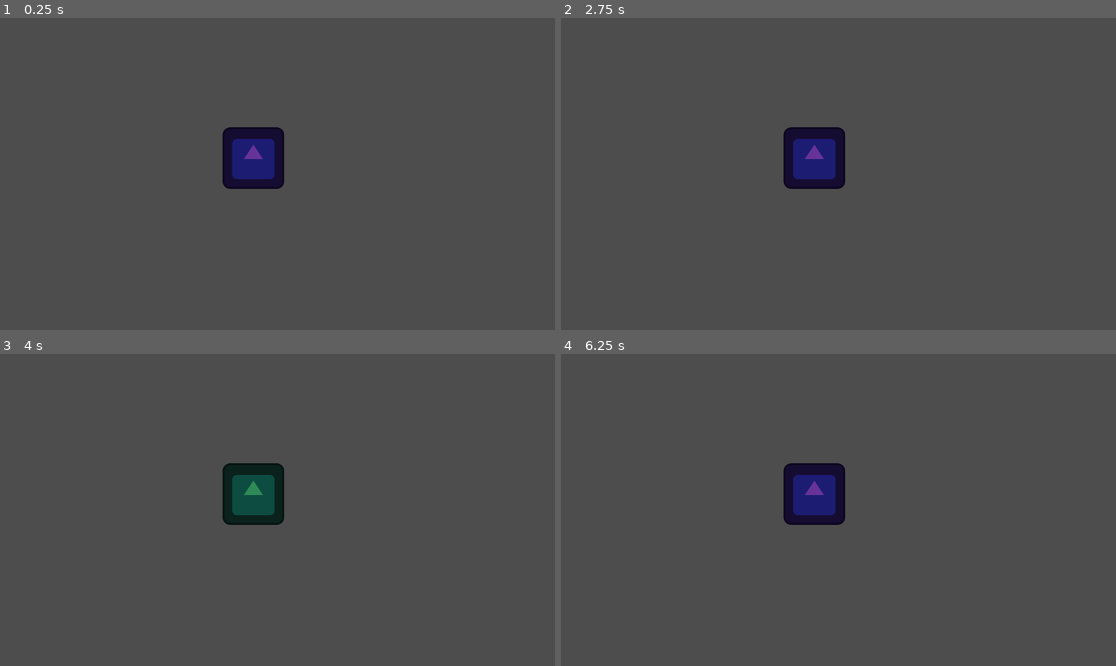
Above: before the commit, frames 1-4 (two rows, left to right).
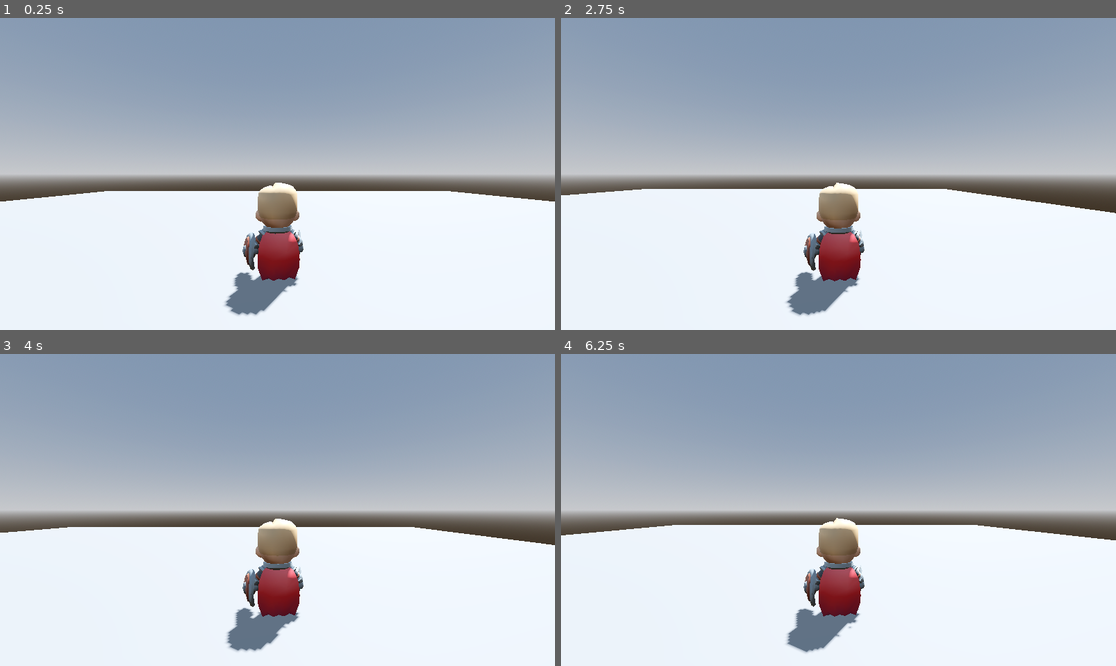
Above: after the commit, the same moments.

Repository: dsaltares/game-off-2023
Game: Godot game, scene res://scenes/main.tscn
Same seed, same stepped clock (60 frames per second), same inputs: the game is played once before the commit and once after it. Before the commit the project starts from res://main.tscn. The engine's default icon, where the game draws it, is replaced by a stand-in: a white triangle on a blue panel in a dark square.
Inputs:
- Up to frame 1 (0.25 s): no input
- Up to frame 2 (2.75 s): tap Enter (ui_accept) at 0.5, 0.6, 0.77, 1.07, 1.35, 1.52, 1.82, 2.1 s; hold Right (ui_right) 0.53-1.28 s; hold Down (ui_down) 1.28-2.03 s; hold Right (ui_right) from 2.03 s (still down)
- Up to frame 3 (4 s): release Right (ui_right) at 2.78 s; hold Up (ui_up) 2.78-3.53 s; tap Enter (ui_accept) at 2.85, 3.02, 3.32, 3.6, 3.77 s; hold Left (ui_left) from 3.53 s (still down)
- Up to frame 4 (6.25 s): tap Enter (ui_accept) at 4.07, 4.35, 4.52, 4.82, 5.1, 5.85, 6.02 s; release Left (ui_left) at 5.03 s; hold Down (ui_down) 5.03-5.78 s; hold Right (ui_right) from 5.78 s (still down)

The runs differ from the first frame. In frame 1, 98% of the frame differs, in the area x 0-100%, y 0-100%; in frame 2, 98%; in frame 3, 98%; in frame 4, 98%.

Commit message:
feat: base character scene

Diff:
--- a/game/main.tscn
+++ /dev/null
@@ -1,11 +0,0 @@
-[gd_scene load_steps=3 format=3 uid="uid://b65n5uljpmgle"]
-
-[ext_resource type="Texture2D" uid="uid://by86bkh2y4lkw" path="res://icon.svg" id="1_tt6xw"]
-[ext_resource type="Script" path="res://Icon.gd" id="2_gbbja"]
-
-[node name="Main" type="Node2D"]
-
-[node name="Icon" type="Sprite2D" parent="."]
-position = Vector2(526, 291)
-texture = ExtResource("1_tt6xw")
-script = ExtResource("2_gbbja")
--- a/game/project.godot
+++ b/game/project.godot
@@ -11,6 +11,6 @@
 [application]
 
 config/name="Game Off 2023"
-run/main_scene="res://main.tscn"
+run/main_scene="res://scenes/main.tscn"
 config/features=PackedStringArray("4.1", "Forward Plus")
 config/icon="res://icon.svg"
--- /dev/null
+++ b/game/scenes/main.tscn
@@ -0,0 +1,35 @@
+[gd_scene load_steps=6 format=3 uid="uid://dgj6vj82luedw"]
+
+[ext_resource type="PackedScene" uid="uid://ctkvi1nsknyc4" path="res://scenes/player.tscn" id="1_k8ln6"]
+
+[sub_resource type="ProceduralSkyMaterial" id="ProceduralSkyMaterial_h03tq"]
+sky_horizon_color = Color(0.64625, 0.65575, 0.67075, 1)
+ground_horizon_color = Color(0.64625, 0.65575, 0.67075, 1)
+
+[sub_resource type="Sky" id="Sky_s0rcl"]
+sky_material = SubResource("ProceduralSkyMaterial_h03tq")
+
+[sub_resource type="Environment" id="Environment_f36q5"]
+background_mode = 2
+sky = SubResource("Sky_s0rcl")
+tonemap_mode = 2
+glow_enabled = true
+
+[sub_resource type="BoxMesh" id="BoxMesh_81gdu"]
+size = Vector3(50, 1, 50)
+
+[node name="Main" type="Node3D"]
+
+[node name="DirectionalLight3D" type="DirectionalLight3D" parent="."]
+transform = Transform3D(-0.866023, -0.433016, 0.250001, 0, 0.499998, 0.866027, -0.500003, 0.749999, -0.43301, 0, 0, 0)
+shadow_enabled = true
+
+[node name="WorldEnvironment" type="WorldEnvironment" parent="."]
+environment = SubResource("Environment_f36q5")
+
+[node name="Player" parent="." instance=ExtResource("1_k8ln6")]
+
+[node name="CSGMesh3D" type="CSGMesh3D" parent="."]
+transform = Transform3D(1, 0, 0, 0, 1, 0, 0, 0, 1, 2.08165e-12, -0.5, 2.08165e-12)
+use_collision = true
+mesh = SubResource("BoxMesh_81gdu")
--- /dev/null
+++ b/game/scenes/player.tscn
@@ -0,0 +1,167 @@
+[gd_scene load_steps=20 format=3 uid="uid://ctkvi1nsknyc4"]
+
+[ext_resource type="PackedScene" uid="uid://bgj3ylmjw4t23" path="res://models/Knight.glb" id="1_xbdhg"]
+[ext_resource type="Script" path="res://scripts/player.gd" id="2_3bofq"]
+
+[sub_resource type="CapsuleShape3D" id="CapsuleShape3D_eykix"]
+
+[sub_resource type="AnimationNodeAnimation" id="AnimationNodeAnimation_7e3mk"]
+animation = &"Idle"
+
+[sub_resource type="AnimationNodeAnimation" id="AnimationNodeAnimation_g187r"]
+animation = &"Running_A"
+
+[sub_resource type="AnimationNodeAnimation" id="AnimationNodeAnimation_4tkg0"]
+animation = &"Walking_Backwards"
+
+[sub_resource type="AnimationNodeAnimation" id="AnimationNodeAnimation_o8hfj"]
+animation = &"Running_Strafe_Right"
+
+[sub_resource type="AnimationNodeAnimation" id="AnimationNodeAnimation_fp2jc"]
+animation = &"Running_Strafe_Left"
+
+[sub_resource type="AnimationNodeBlendSpace2D" id="AnimationNodeBlendSpace2D_dv6l0"]
+blend_point_0/node = SubResource("AnimationNodeAnimation_7e3mk")
+blend_point_0/pos = Vector2(0, 0)
+blend_point_1/node = SubResource("AnimationNodeAnimation_g187r")
+blend_point_1/pos = Vector2(0, 1)
+blend_point_2/node = SubResource("AnimationNodeAnimation_4tkg0")
+blend_point_2/pos = Vector2(2.08167e-14, -1)
+blend_point_3/node = SubResource("AnimationNodeAnimation_o8hfj")
+blend_point_3/pos = Vector2(1, 0)
+blend_point_4/node = SubResource("AnimationNodeAnimation_fp2jc")
+blend_point_4/pos = Vector2(-1, 0)
+
+[sub_resource type="AnimationNodeAnimation" id="AnimationNodeAnimation_qyalw"]
+animation = &"Jump_Idle"
+
+[sub_resource type="AnimationNodeAnimation" id="AnimationNodeAnimation_2mdpo"]
+animation = &"Jump_Land"
+
+[sub_resource type="AnimationNodeAnimation" id="AnimationNodeAnimation_ae6vx"]
+animation = &"Jump_Start"
+
+[sub_resource type="AnimationNodeStateMachineTransition" id="AnimationNodeStateMachineTransition_5ts2n"]
+advance_mode = 2
+
+[sub_resource type="AnimationNodeStateMachineTransition" id="AnimationNodeStateMachineTransition_oh8s6"]
+advance_mode = 2
+advance_condition = &"jumping"
+
+[sub_resource type="AnimationNodeStateMachineTransition" id="AnimationNodeStateMachineTransition_oyhbc"]
+switch_mode = 2
+advance_mode = 2
+
+[sub_resource type="AnimationNodeStateMachineTransition" id="AnimationNodeStateMachineTransition_uo2xy"]
+advance_mode = 2
+advance_condition = &"grounded"
+
+[sub_resource type="AnimationNodeStateMachineTransition" id="AnimationNodeStateMachineTransition_86kcc"]
+xfade_time = 0.2
+switch_mode = 2
+advance_mode = 2
+
+[sub_resource type="AnimationNodeStateMachineTransition" id="AnimationNodeStateMachineTransition_qrf62"]
+advance_mode = 2
+advance_condition = &"on_air"
+
+[sub_resource type="AnimationNodeStateMachine" id="AnimationNodeStateMachine_8n0h1"]
+states/End/position = Vector2(763.5, 141.509)
+states/IWR/node = SubResource("AnimationNodeBlendSpace2D_dv6l0")
+states/IWR/position = Vector2(425, 141.752)
+states/Jump_Idle/node = SubResource("AnimationNodeAnimation_qyalw")
+states/Jump_Idle/position = Vector2(426.12, 327.754)
+states/Jump_Land/node = SubResource("AnimationNodeAnimation_2mdpo")
+states/Jump_Land/position = Vector2(572.48, 256.254)
+states/Jump_Start/node = SubResource("AnimationNodeAnimation_ae6vx")
+states/Jump_Start/position = Vector2(270.48, 257.129)
+states/Start/position = Vector2(47, 141.63)
+transitions = ["Start", "IWR", SubResource("AnimationNodeStateMachineTransition_5ts2n"), "IWR", "Jump_Start", SubResource("AnimationNodeStateMachineTransition_oh8s6"), "Jump_Start", "Jump_Idle", SubResource("AnimationNodeStateMachineTransition_oyhbc"), "Jump_Idle", "Jump_Land", SubResource("AnimationNodeStateMachineTransition_uo2xy"), "Jump_Land", "IWR", SubResource("AnimationNodeStateMachineTransition_86kcc"), "IWR", "Jump_Idle", SubResource("AnimationNodeStateMachineTransition_qrf62")]
+graph_offset = Vector2(55.9201, 100.787)
+
+[node name="Player" instance=ExtResource("1_xbdhg")]
+script = ExtResource("2_3bofq")
+
+[node name="Skeleton3D" parent="Rig" index="0"]
+transform = Transform3D(-1, 3.48787e-16, -8.74228e-08, 3.48787e-16, 1, -3.48787e-16, 8.74228e-08, -3.48787e-16, -1, 0, 0, 0)
+bones/0/position = Vector3(0, 2.42074e-05, 0)
+bones/0/rotation = Quaternion(-2.11983e-11, 0.000616121, 3.67166e-11, 1)
+bones/1/position = Vector3(-2.55033e-20, 0.368784, 2.08984e-18)
+bones/1/rotation = Quaternion(0.000791475, 0.0428167, -0.000115846, 0.999083)
+bones/2/rotation = Quaternion(0.000902127, -0.00019564, 6.35828e-05, 1)
+bones/3/rotation = Quaternion(0.000352208, -0.000182528, 8.87808e-05, 1)
+bones/4/position = Vector3(0.211908, 0.134009, -0.000351714)
+bones/4/rotation = Quaternion(-0.552472, -0.0586537, -0.641673, 0.528763)
+bones/5/rotation = Quaternion(1.98675e-08, -7.13062e-08, -0.506922, 0.861992)
+bones/7/rotation = Quaternion(-0.317163, -0.338879, 0.1434, 0.874074)
+bones/8/rotation = Quaternion(0.000947397, 0.00179756, -0.700863, 0.713294)
+bones/14/position = Vector3(-0.211909, 0.134009, -0.000351802)
+bones/14/rotation = Quaternion(-0.610822, 0.0791826, 0.617085, 0.489727)
+bones/15/rotation = Quaternion(2.98193e-08, 5.94808e-08, 0.529068, 0.84858)
+bones/17/rotation = Quaternion(-0.316049, 0.314789, -0.224641, 0.866347)
+bones/18/rotation = Quaternion(0.00364213, 0.00460974, 0.701426, 0.712719)
+bones/21/rotation = Quaternion(-0.00100885, -0.0313186, 6.01312e-05, 0.999509)
+bones/24/position = Vector3(0.170945, 0.113587, 0.000541159)
+bones/24/rotation = Quaternion(0.989264, 0.082791, 0.0785724, 0.0912664)
+bones/25/rotation = Quaternion(0.400577, 6.38931e-08, -2.68524e-07, 0.916263)
+bones/26/rotation = Quaternion(-0.622157, -0.199459, 0.0759101, 0.753243)
+bones/27/rotation = Quaternion(-3.04862e-08, 0.920355, -0.391084, 6.94876e-08)
+bones/28/position = Vector3(-0.170945, 0.113587, -0.000541131)
+bones/28/rotation = Quaternion(0.991431, -0.0331153, 0.0295493, 0.122859)
+bones/29/rotation = Quaternion(0.440905, -5.7409e-08, 3.06901e-07, 0.897554)
+bones/30/rotation = Quaternion(-0.64822, 0.111626, -0.0230245, 0.752875)
+bones/31/rotation = Quaternion(2.99294e-08, 0.919592, -0.392874, -6.94423e-08)
+bones/32/position = Vector3(0.170945, 0.293013, 0.576515)
+bones/32/rotation = Quaternion(0.707107, -2.29302e-07, -4.60552e-08, 0.707107)
+bones/33/position = Vector3(0.201941, 0.025895, 0.206007)
+bones/33/rotation = Quaternion(-0.705652, -7.06102e-08, -7.04414e-08, 0.708559)
+bones/34/rotation = Quaternion(9.58414e-09, 1.76596e-09, 0.985938, -0.167111)
+bones/35/rotation = Quaternion(-1.04035e-07, 0.391084, 0.920355, -2.9526e-08)
+bones/37/rotation = Quaternion(1, -1.70593e-11, 1.94708e-07, 2.19135e-12)
+bones/39/position = Vector3(-0.170945, 0.293013, 0.576515)
+bones/39/rotation = Quaternion(0.707107, -3.82385e-08, 1.45009e-07, 0.707107)
+bones/40/position = Vector3(-0.170945, 0.025485, 0.24363)
+bones/40/rotation = Quaternion(-0.705655, -7.06938e-08, -7.03576e-08, 0.708556)
+bones/41/rotation = Quaternion(-5.78255e-09, 6.38027e-10, 0.994889, 0.100974)
+bones/42/rotation = Quaternion(-1.04035e-07, 0.391084, 0.920355, -2.95261e-08)
+bones/44/rotation = Quaternion(1, 4.44086e-16, 1.94707e-07, 6.87218e-22)
+bones/46/position = Vector3(0.454254, 1.10498, -0.588781)
+bones/46/rotation = Quaternion(-0.707107, -0.000145266, -0.000145266, 0.707107)
+bones/47/position = Vector3(0.520632, 0.769992, -0.0554641)
+bones/47/rotation = Quaternion(0.796348, 0.00403681, 0.604825, 0.000912641)
+bones/48/position = Vector3(-0.453218, 1.10522, -0.589753)
+bones/48/rotation = Quaternion(-0.707107, -0.000145266, -0.000145266, 0.707107)
+bones/49/position = Vector3(-0.510865, 0.769992, 0.0603454)
+bones/49/rotation = Quaternion(-0.760505, 0.00357473, 0.649322, -0.000443164)
+
+[node name="Round_Shield" parent="Rig/Skeleton3D" index="0"]
+transform = Transform3D(-0.00583078, 0.26509, 0.964205, 0.999904, -0.010511, 0.00893686, 0.0125041, 0.964166, -0.265004, 0.663473, 0.619885, -0.0413613)
+bone_idx = 12
+
+[node name="1H_Sword" parent="Rig/Skeleton3D" index="1"]
+transform = Transform3D(0.00181327, -0.165082, 0.986278, 0.999961, -0.00814041, -0.00320125, 0.00855741, 0.986246, 0.165061, -0.496951, 0.622345, 0.141518)
+bone_idx = 19
+
+[node name="Knight_Cape" parent="Rig/Skeleton3D" index="2"]
+transform = Transform3D(0.996293, 0.000214557, 0.086028, 0.000138679, 0.999992, -0.00410006, -0.0860282, 0.00409679, 0.996284, 0.000234023, 1.17903, 0.00256543)
+bone_idx = 23
+
+[node name="CollisionShape3D" type="CollisionShape3D" parent="." index="1"]
+transform = Transform3D(1, 0, 0, 0, 1, 0, 0, 0, 1, 2.08165e-12, 1, 2.08165e-12)
+shape = SubResource("CapsuleShape3D_eykix")
+
+[node name="AnimationTree" type="AnimationTree" parent="." index="3"]
+tree_root = SubResource("AnimationNodeStateMachine_8n0h1")
+anim_player = NodePath("../AnimationPlayer")
+active = true
+parameters/conditions/grounded = false
+parameters/conditions/jumping = false
+parameters/conditions/on_air = false
+parameters/IWR/blend_position = Vector2(-0.00117648, 0.00653601)
+
+[node name="SpringArm3D" type="SpringArm3D" parent="." index="4"]
+transform = Transform3D(1, 0, 0, 0, 1, 0, 0, 0, 1, 2.08165e-12, 2.5, 2.08165e-12)
+spring_length = 5.0
+margin = 0.1
+
+[node name="Camera3D" type="Camera3D" parent="SpringArm3D" index="0"]
--- /dev/null
+++ b/game/scripts/player.gd
@@ -0,0 +1,31 @@
+extends CharacterBody3D
+
+
+const SPEED = 5.0
+const JUMP_VELOCITY = 4.5
+
+# Get the gravity from the project settings to be synced with RigidBody nodes.
+var gravity: float = ProjectSettings.get_setting("physics/3d/default_gravity")
+
+
+func _physics_process(delta: float) -> void:
+	# Add the gravity.
+	if not is_on_floor():
+		velocity.y -= gravity * delta
+
+	# Handle Jump.
+	if Input.is_action_just_pressed("ui_accept") and is_on_floor():
+		velocity.y = JUMP_VELOCITY
+
+	# Get the input direction and handle the movement/deceleration.
+	# As good practice, you should replace UI actions with custom gameplay actions.
+	var input_dir := Input.get_vector("ui_left", "ui_right", "ui_up", "ui_down")
+	var direction := (transform.basis * Vector3(input_dir.x, 0, input_dir.y)).normalized()
+	if direction:
+		velocity.x = direction.x * SPEED
+		velocity.z = direction.z * SPEED
+	else:
+		velocity.x = move_toward(velocity.x, 0, SPEED)
+		velocity.z = move_toward(velocity.z, 0, SPEED)
+
+	move_and_slide()
Binary file added: game/models/Knight.glb
Not shown, added: game/models/Knight.glb.import
Binary file added: game/models/Knight_knight_texture.png
Not shown, added: game/models/Knight_knight_texture.png.import
Not shown, changed: README.md
